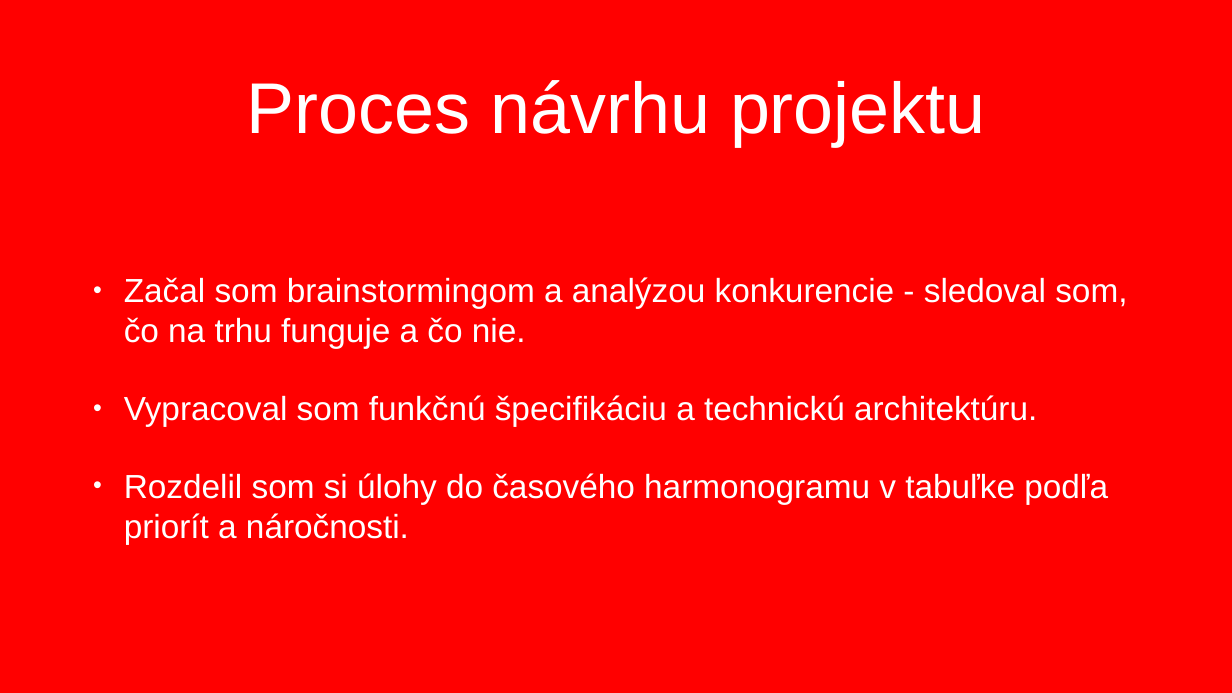
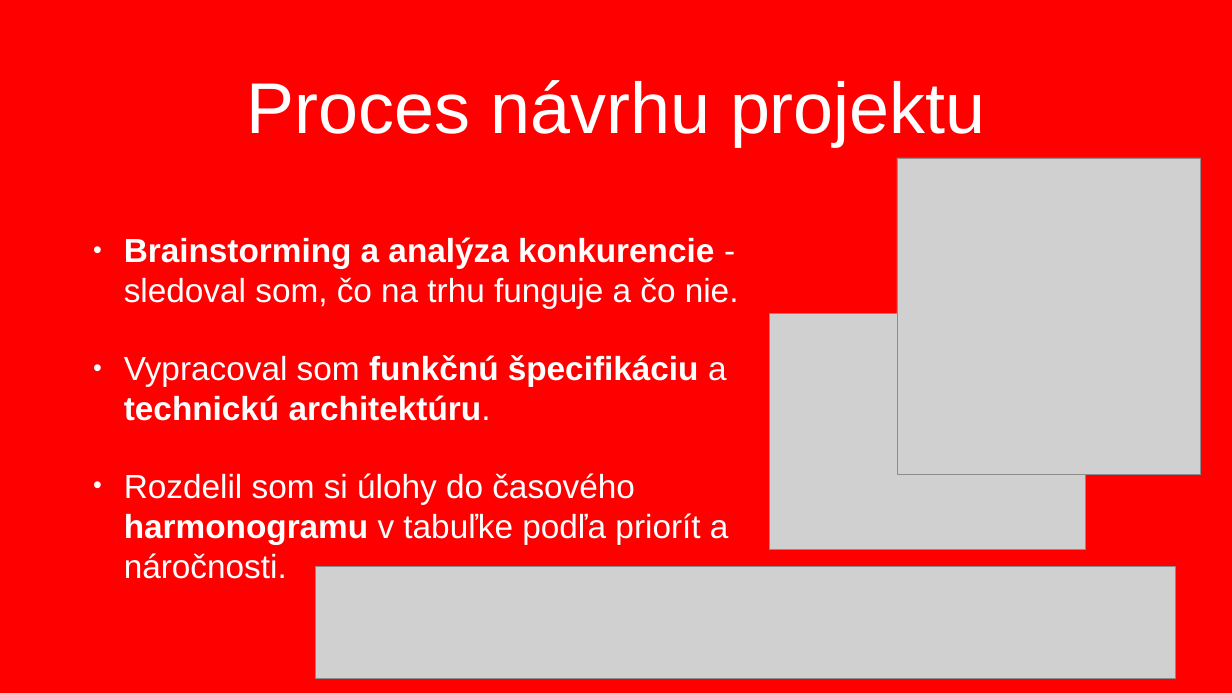
Before and after one commit to Autobahn-sk/Autobahn.sk, a slide deck: slide 5 of __prezentacia__/Prezentácia Martin Mojžiš.pptx. Drawn at 1232x693 pixels with LibreOffice and Linux fonts; fonts in the diff are those of the drawing; grey boxes stand for pictures; background and template pictures are left out. Boxes give left, top, right and bottom in pixels: in the first picture for what was removed or moved away, otherwise in the second. Text is boxed around its words. In the diff, an @@ line names an element or a change of style, - is before the commit and + after.

```diff
--- a/__prezentacia__/Prezentácia Martin Mojžiš.pptx
+++ b/__prezentacia__/Prezentácia Martin Mojžiš.pptx
@@ picture added at box(897, 158, 1200, 475) @@
@@ text at box(124, 237, 739, 309): text changed @@
-• Začal som brainstormingom a analýzou konkurencie - sledoval som, čo na trhu funguje a čo nie.
+• Brainstorming a analýza konkurencie - sledoval som, čo na trhu funguje a čo nie.
@@ picture added at box(770, 313, 1085, 549) @@
@@ text at box(124, 355, 729, 579): bold on in "funkčnú špecifikáciu technickú architektúru.", "harmonogramu" @@
@@ picture added at box(316, 566, 1175, 679) @@
```
Also in this commit, not shown: 11 other slides changed, 1 slide added.
